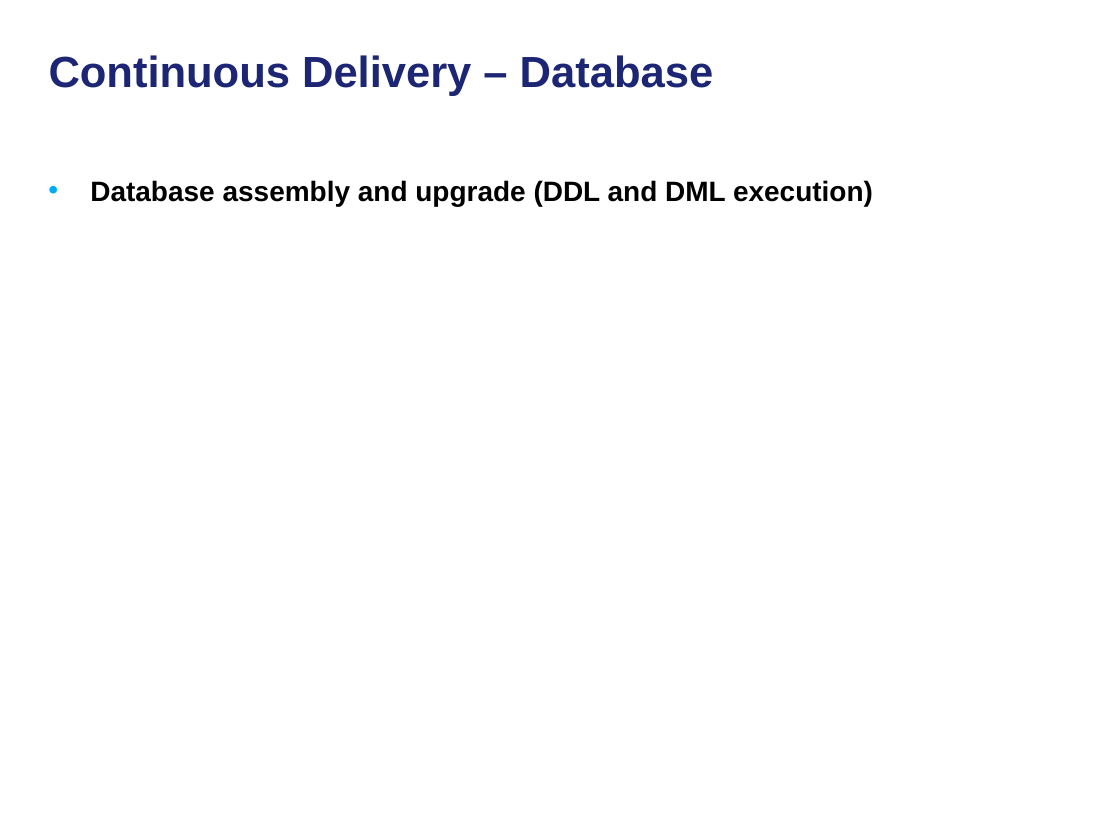
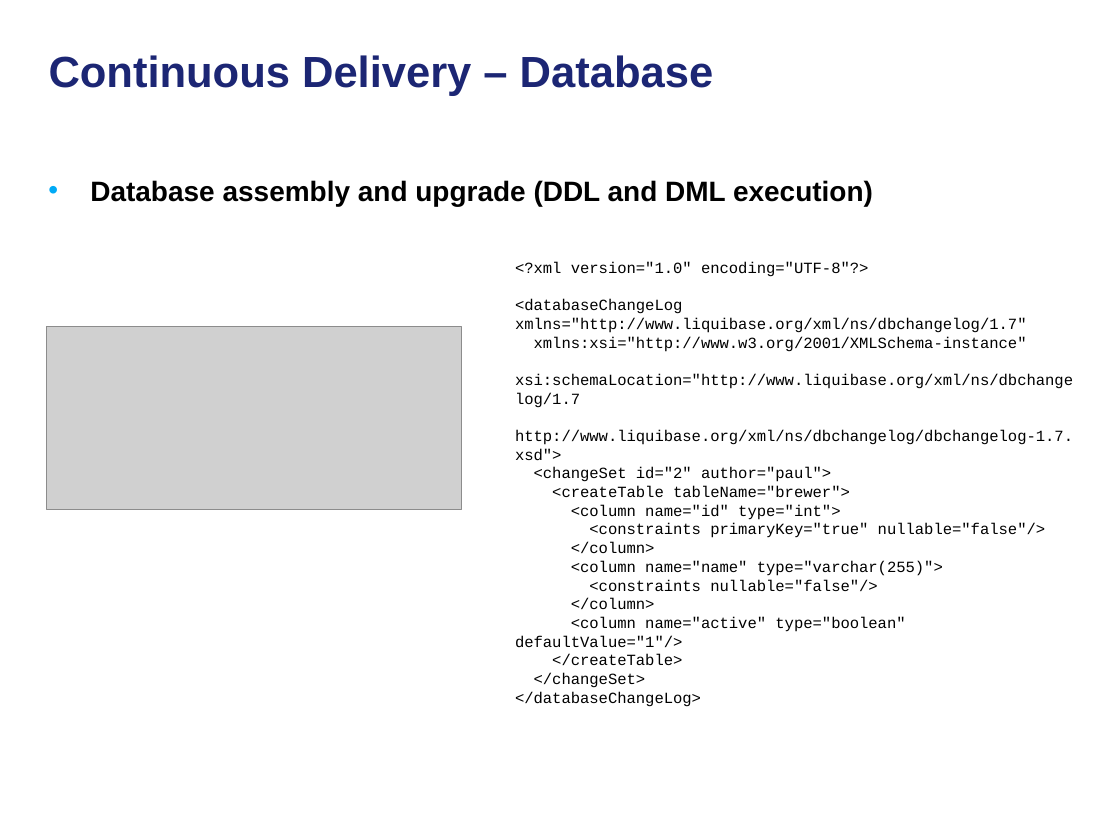
Before and after one commit to NCIP/automation, a slide deck: slide 10 of docs/continuous-delivery-caehr.ppt (slide 9 before the commit). Drawn at 1120x840 pixels with LibreOffice and Linux fonts; fonts in the diff are those of the drawing; grey boxes stand for pictures; background and template pictures are left out. Boxes give left, top, right and bottom in pixels: in the first picture for what was removed or moved away, otherwise in the second. Text is boxed around its words. In the diff, an @@ line names an element or a change of style, - is before the commit and + after.

```diff
--- a/docs/continuous-delivery-caehr.ppt
+++ b/docs/continuous-delivery-caehr.ppt
@@ text added at <box>515,261,1073,707</box>, 10 pt, text #000000 @@
+<?xml version="1.0" encoding="UTF-8"?>
+<databaseChangeLog xmlns="http://www.liquibase.org/xml/ns/dbchangelog/1.7"
+xmlns:xsi="http://www.w3.org/2001/XMLSchema-instance"
+xsi:schemaLocation="http://www.liquibase.org/xml/ns/dbchangelog/1.7
+http://www.liquibase.org/xml/ns/dbchangelog/dbchangelog-1.7.xsd">
+<changeSet id="2" author="paul">
+<createTable tableName="brewer">
+<column name="id" type="int">
+<constraints primaryKey="true" nullable="false"/>
+</column>
+<column name="name" type="varchar(255)">
+<constraints nullable="false"/>
+</column>
+<column name="active" type="boolean" defaultValue="1"/>
+</createTable>
+</changeSet>
+</databaseChangeLog>
@@ picture added at <box>47,327,461,510</box> @@
```
Also in this commit, not shown: 16 other slides changed, 3 slides added.
